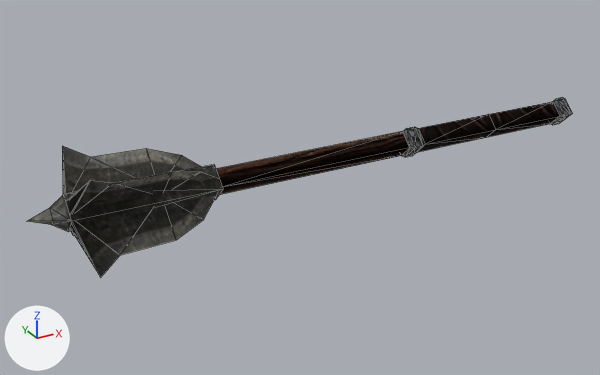
The glTF model assets/models/KM_1H_BLUNT_DEX_01.glb, before and after one commit.
The view is the same before and after, from a 50 mm lens placed at (-0.79, -0.94, 0.435), pointed at (-0.266, 0.013, -0.041). Arrows for +X, +Y and +Z are at lower left; the lights stay in place. Mesh edges are drawn as thin lines. Vertices at the same position are counted once.
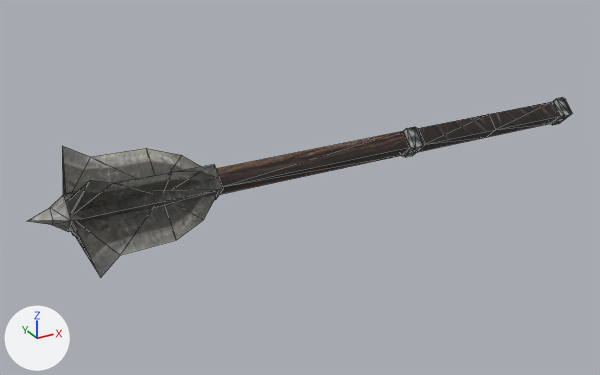
Changed parts and their boxes [x1, y1, x2, y2] in the pictures (600 x 375 px; the box of a moved part takes in the faces that stretch with it):
'Mesh', surface changed (black to grey)
    both: [28, 97, 572, 277]
part 1 of me_mesh, moved or reshaped
    both: [216, 128, 415, 195]

Edits to the bpy script that builds the scene:
```text
Add img_itmeleerest_1:
    img_itmeleerest_1 = load_image('ItMeleeRest', '_unpacked/ItMeleeRest', 512, 512, 'sRGB')
Change mat_it_handlesheet:
    mat_it_handlesheet.metallic: 1.0 -> 0.0
    mat_it_handlesheet.roughness: 1.0 -> 0.5
Change mat_itmeleerest:
    mat_itmeleerest.metallic: 1.0 -> 0.0
    mat_itmeleerest.roughness: 1.0 -> 0.5
    mat_itmeleerest.texture: img_itmeleerest -> img_itmeleerest_1
Change mat_km_axe_01:
    mat_km_axe_01.metallic: 1.0 -> 0.0
    mat_km_axe_01.roughness: 1.0 -> 0.5
Change me_mesh:
    where me_mesh.from_pydata(...)  # 90 vertices, 150 faces; spans x -0.645..0.236, y -0.063..0.063, z -0.063..0.063
    used by ob_mesh; location = (0.0, 0.0, 0.0)
    me_mesh part 1
    16 faces are deleted
    8 new faces join them, mat_itmeleerest (picture img_itmeleerest_1)
    8 new faces join them, mat_it_handlesheet (picture img_it_handlesheet)
    me_mesh part 2: the surface is now shaded flat
```
